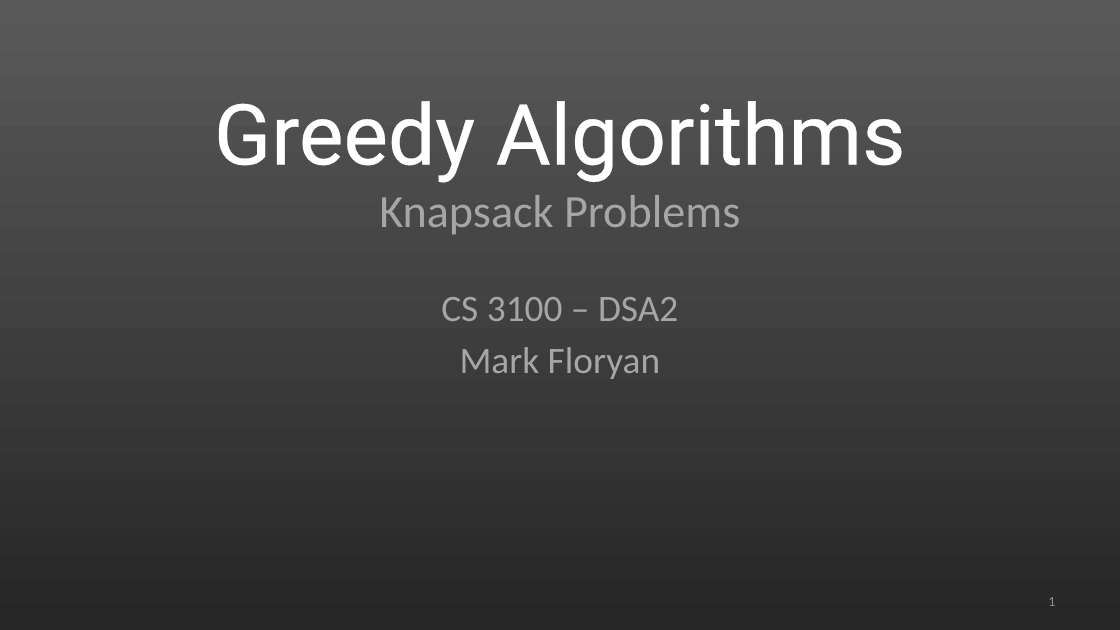
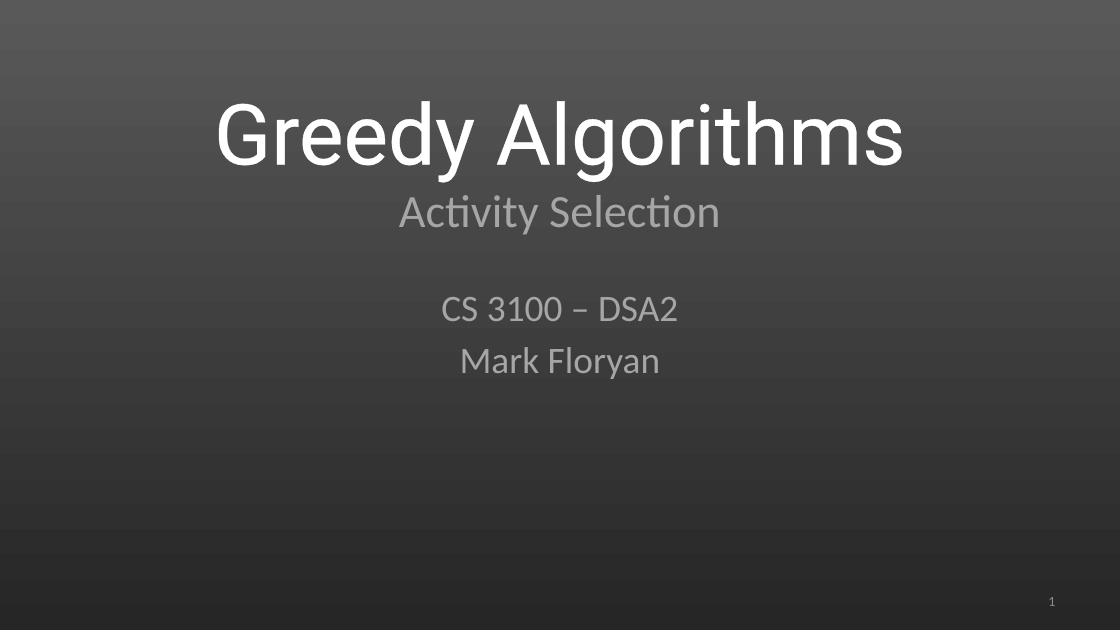
Before and after one commit to markfloryan/dsa2, a slide deck: slide 1 of slides/04-ActivitySelect.pptx. Drawn at 1120x630 pixels with LibreOffice and Linux fonts; fonts in the diff are those of the drawing. Boxes give left, top, right and bottom in pixels: in the first picture for what was removed or moved away, otherwise in the second. Text is boxed around its words. In the diff, an @@ line names an element or a change of style, - is before the commit and + after.

Commit message:
slides

```diff
--- a/slides/04-ActivitySelect.pptx
+++ b/slides/04-ActivitySelect.pptx
@@ title at (214, 101, 906, 234): text changed; size 72 to 39.6 pt; font Roboto to Calibri; text colour #FFFFFF to #A6A6A6 @@
-Greedy Algorithms
-Knapsack Problems
+Greedy Algorithms
+Activity Selection
```
Also in this commit, not shown: 6 slides removed, 5 other files.
